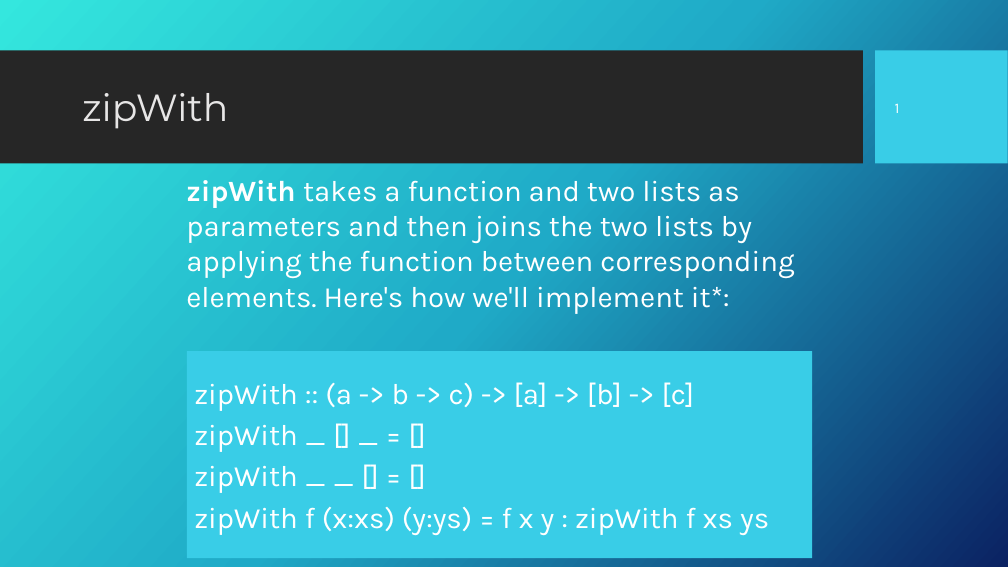
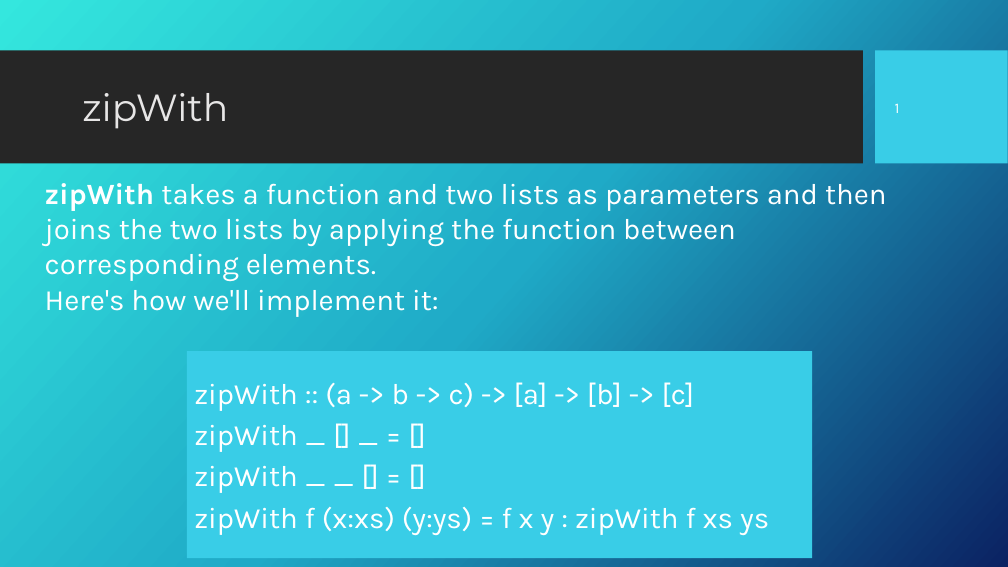
Before and after one commit to Fun-Prog-26/fun-prog-26, a slide deck: slide 2 of topic08-higher-order-functions/unit-08a-lectures/talk-3/c-zipWith.pptx. Drawn at 1008x567 pixels with LibreOffice and Linux fonts; fonts in the diff are those of the drawing; background and template pictures are left out. Boxes give left, top, right and bottom in pixels: in the first picture for what was removed or moved away, otherwise in the second. Text is boxed around its words. In the diff, an @@ line names an element or a change of style, - is before the commit and + after.

```diff
--- a/topic08-higher-order-functions/unit-08a-lectures/talk-3/c-zipWith.pptx
+++ b/topic08-higher-order-functions/unit-08a-lectures/talk-3/c-zipWith.pptx
@@ text at (45,183,887,317): text changed @@
-zipWith takes a function and two lists as parameters and then joins the two lists by applying the function between corresponding elements. Here's how we'll implement it*:
+zipWith takes a function and two lists as parameters and then joins the two lists by applying the function between corresponding elements.
+Here's how we'll implement it:
```
Also in this commit, not shown: 1 other slide changed, 38 other files.
